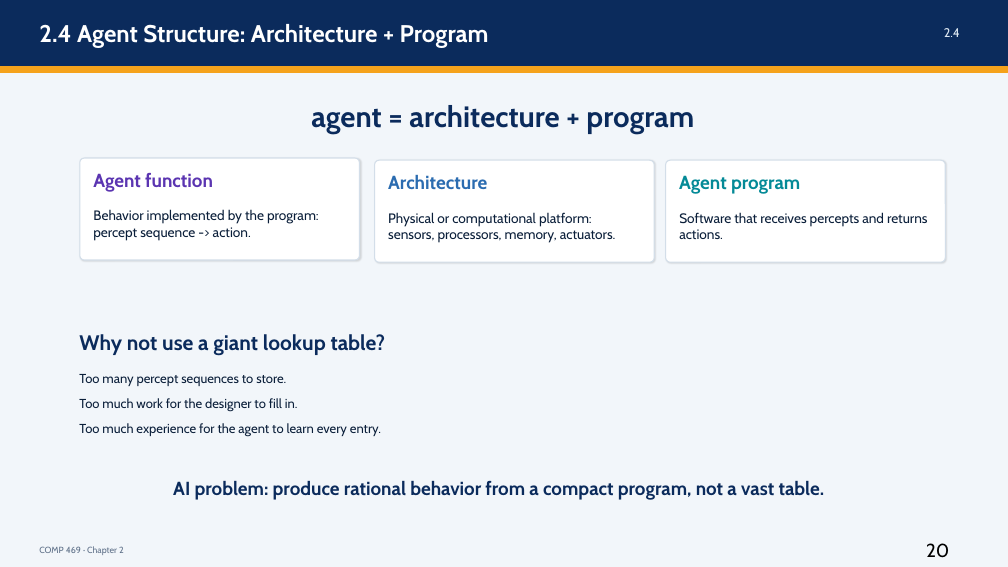
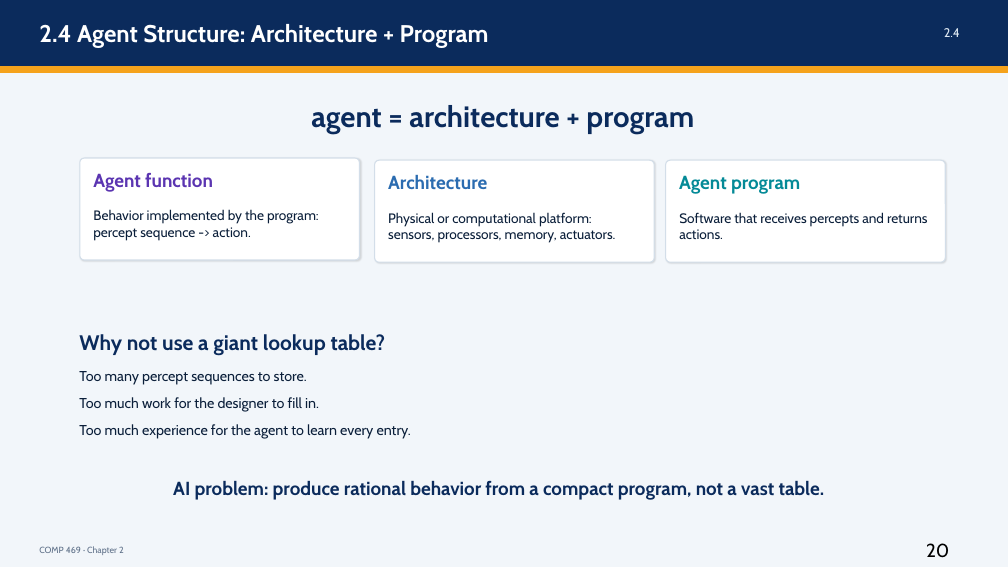
Before and after one commit to DrNatas/Comp_469, a slide deck: slide 24 of Fall 2026/L02 - Intelligent Agents/Chapter 2 - Intelligent Agents.pptx (slide 20 before the commit). Drawn at 1008x567 pixels with LibreOffice and Linux fonts; fonts in the diff are those of the drawing. Boxes give left, top, right and bottom in pixels: in the first picture for what was removed or moved away, otherwise in the second. Text is boxed around its words. In the diff, an @@ line names an element or a change of style, - is before the commit and + after.

```diff
--- a/Fall 2026/L02 - Intelligent Agents/Chapter 2 - Intelligent Agents.pptx
+++ b/Fall 2026/L02 - Intelligent Agents/Chapter 2 - Intelligent Agents.pptx
@@ text "Too many percept sequences to ..." at (79,371,411,439): size 12.4 to 13.6 pt @@
```
Also in this commit, not shown: 7 other slides changed, 6 slides added, 14 other files.
